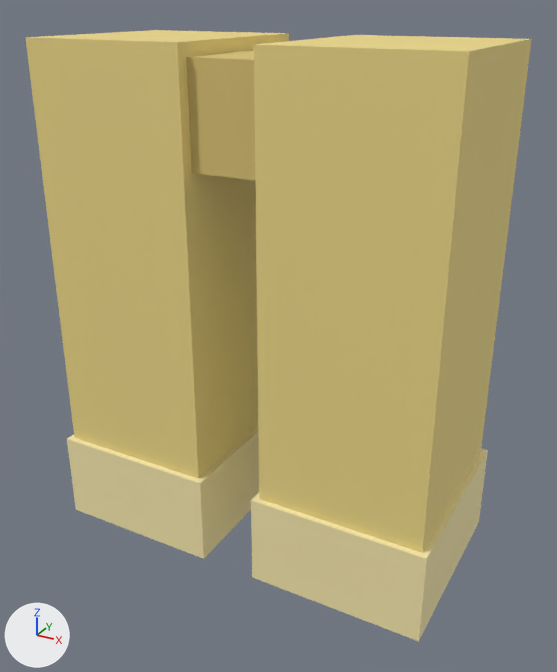
Before and after pictures for a commit that changed the glTF model models/items/gold_legs/model.gltf.
Both versions are drawn from a 50 mm lens placed at (0.299, -0.536, 0.238), pointed at (0.008, -0.007, -0.027). Arrows for +X, +Y and +Z are at lower left; the lights stay in place. The picture after the commit comes second. Vertices at exactly the same position are counted once.

The first picture shows 'gold_legs'.
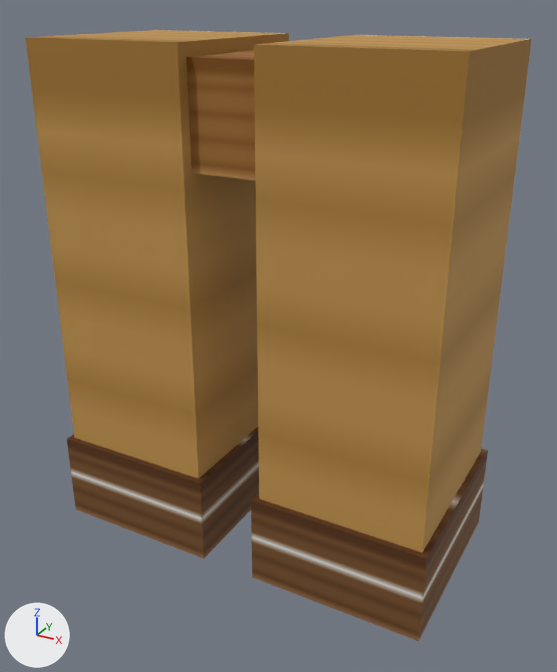
Pixel boxes (x1, y1, x2, y2) of what changed, in the pictures (557 x 672 px):
'gold_legs', surface changed (yellow to brown): (25, 30, 532, 641) in both

The change, as a diff of the scene's bpy script:
```diff
--- a/models/items/gold_legs/model.gltf.py
+++ b/models/items/gold_legs/model.gltf.py
@@ img_diffuse_png @@
+img_diffuse_png = load_image('diffuse.png', '../bread/textures/diffuse.png', 64, 64, 'sRGB')
@@ mat_head @@
 mat_head = principled_material('head')
-mat_head.base_color = (0.863, 0.706, 0.251)  # yellow #efdb89
+mat_head.texture = img_diffuse_png
 mat_head.metallic = 0.05
@@ mat_edge @@
 mat_edge = principled_material('edge')
-mat_edge.base_color = (0.941, 0.824, 0.431)  # beige #f8eaaf
+mat_edge.texture = img_diffuse_png
 mat_edge.metallic = 0.05
@@ mat_accent @@
 mat_accent = principled_material('accent')
-mat_accent.base_color = (0.706, 0.549, 0.188)  # yellow #dbc478
+mat_accent.texture = img_diffuse_png
 mat_accent.metallic = 0.05
@@ me_gold_legs @@
 me_gold_legs.from_pydata(...)  # 40 vertices, 60 faces; spans x -0.175..0.175, y -0.085..0.085, z -0.22..0.21
 # used by ob_gold_legs; location = (0.0, 0.0, 0.0)
+# me_gold_legs part 1: texture (UV) coordinates of 60 of 60 faces, centred in x -0.175..0.175, y -0.085..0.085, z -0.22..0.21, changed; they spanned u 0.0..1.0, v 0.0..1.0 and now span u 0.02..0.98, v 0.52..0.98
 me_gold_legs.materials.append(mat_head)
```
